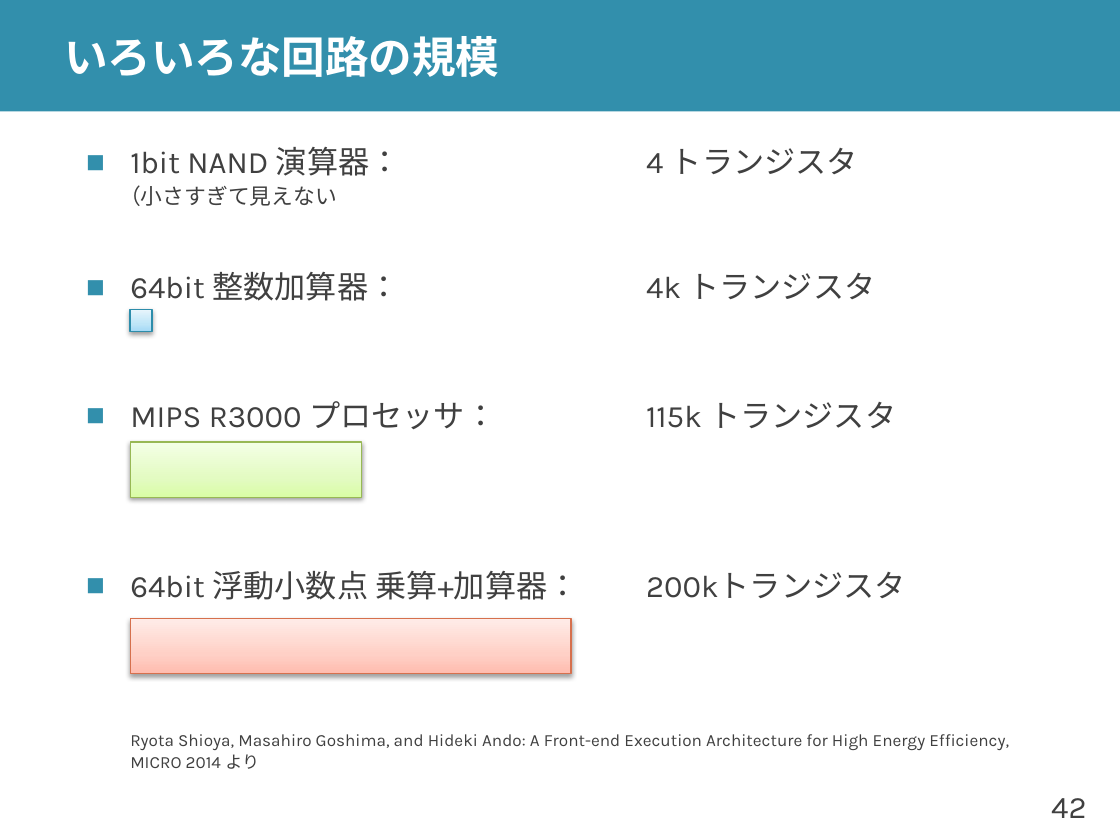
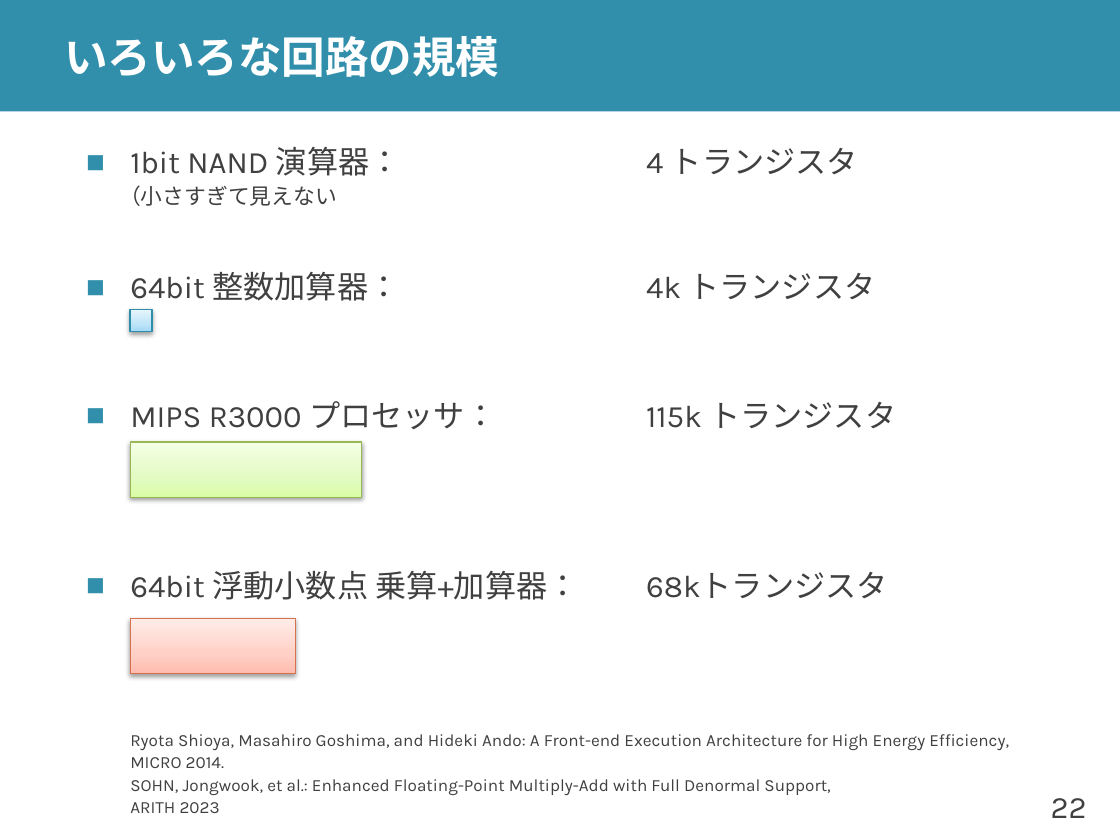
Before and after one commit to shioyadan/advanced-computer-organization, a slide deck: slide 22 of aco-shioya-03.pptx (slide 42 before the commit). Drawn at 1120x840 pixels with LibreOffice and Linux fonts; fonts in the diff are those of the drawing. Boxes give left, top, right and bottom in pixels: in the first picture for what was removed or moved away, otherwise in the second. Text is boxed around its words. In the diff, an @@ line names an element or a change of style, - is before the commit and + after.

```diff
--- a/aco-shioya-03.pptx
+++ b/aco-shioya-03.pptx
@@ text at (130,571,1009,813): text changed @@
-■ 64bit 浮動小数点 乗算+加算器： 200kトランジスタ
-  Ryota Shioya, Masahiro Goshima, and Hideki Ando: A Front-end Execution Architecture for High Energy Efficiency, MICRO 2014 より
+■ 64bit 浮動小数点 乗算+加算器： 68kトランジスタ
+  Ryota Shioya, Masahiro Goshima, and Hideki Ando: A Front-end Execution Architecture for High Energy Efficiency, MICRO 2014.
+  SOHN, Jongwook, et al.: Enhanced Floating-Point Multiply-Add with Full Denormal Support,
+  ARITH 2023
@@ rectangle: place and size @@
-rectangle at (129,619,571,674)
+rectangle at (129,619,295,674)
@@ page number at (1051,798,1087,818): text changed @@
-42
+22
```
Also in this commit, not shown: 20 other slides changed, 3 slides added, 10 slides removed, 1 other file.
